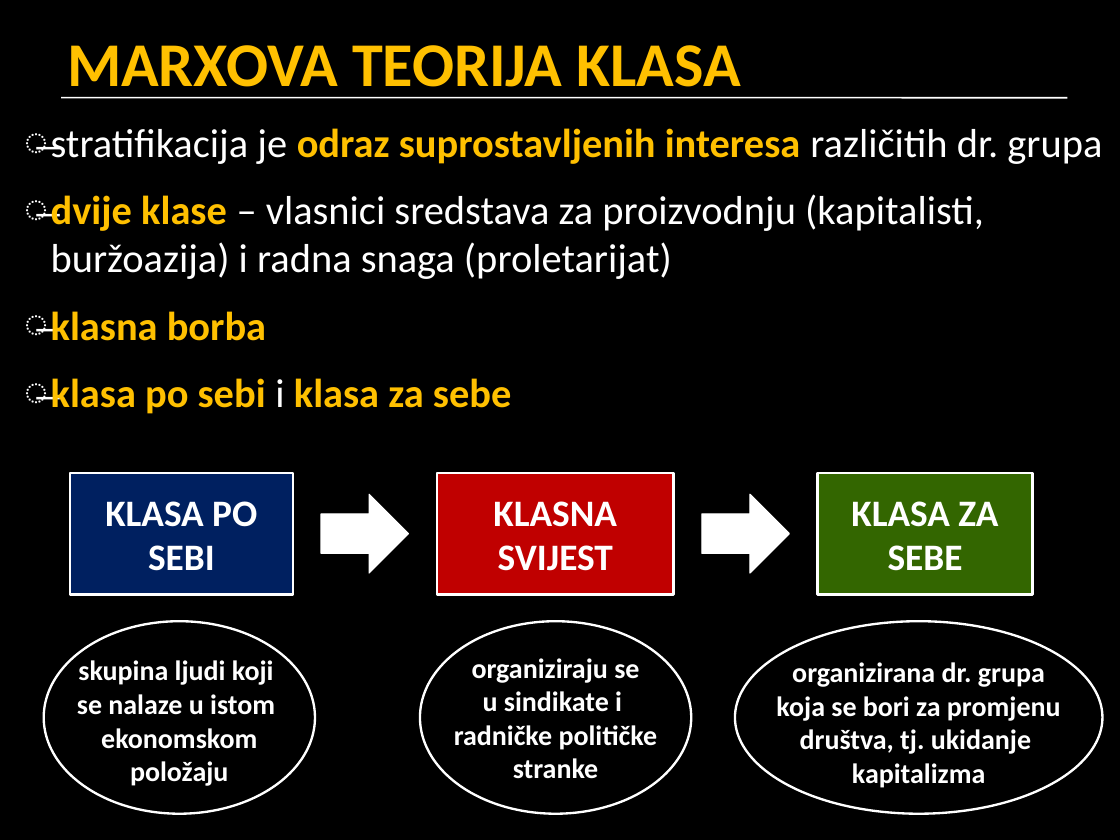
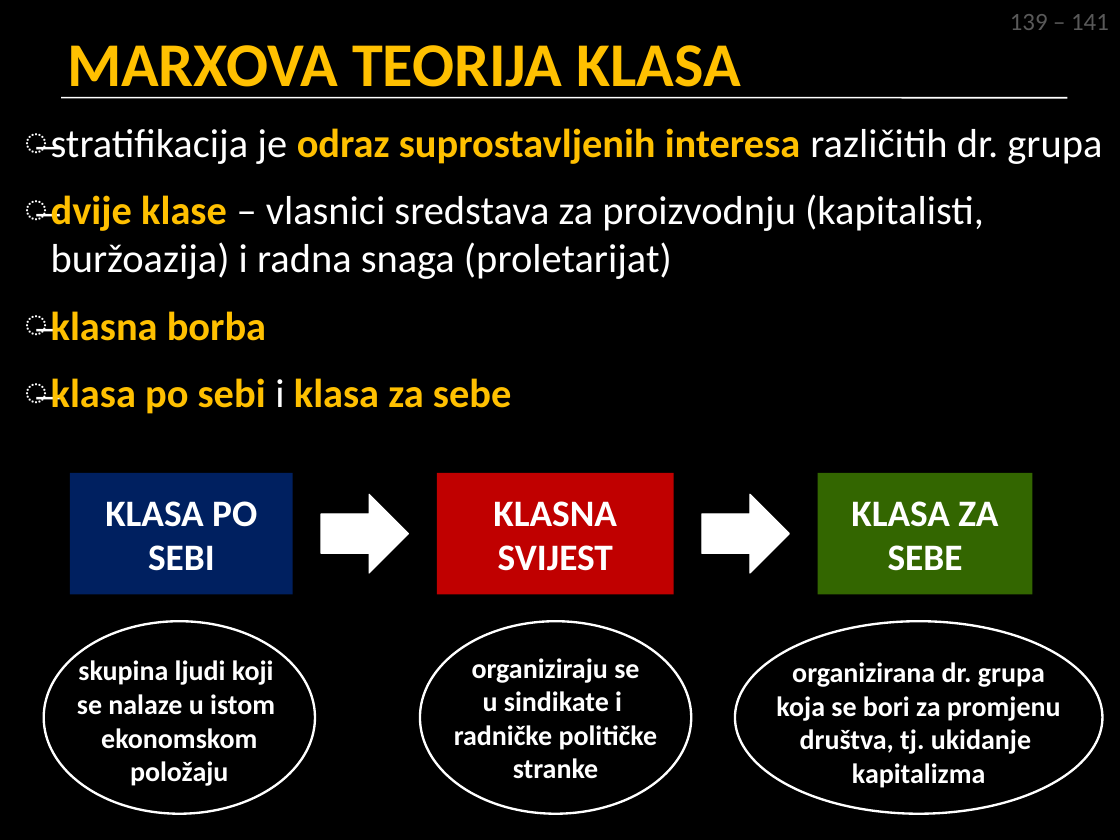
Before and after one commit to srednja-skola/sociologija, a slide deck: slide 18 of data/pptx/007_dr_nejednakosti_i_stratifikacija.pptx. Drawn at 1120x840 pixels with LibreOffice and Linux fonts; fonts in the diff are those of the drawing. Boxes give left, top, right and bottom in pixels: in the first picture for what was removed or moved away, otherwise in the second. Text is boxed around its words. In the diff, an @@ line names an element or a change of style, - is before the commit and + after.

```diff
--- a/data/pptx/007_dr_nejednakosti_i_stratifikacija.pptx
+++ b/data/pptx/007_dr_nejednakosti_i_stratifikacija.pptx
@@ text added at [1010, 14, 1109, 30], 16 pt, text #595959 @@
+139 – 141
@@ outline #FFFFFF 1.5 pt to none in 3 elements at [69, 473, 292, 595], [818, 473, 1033, 595], [437, 473, 673, 595] @@
```
Also in this commit, not shown: 24 other slides changed.
